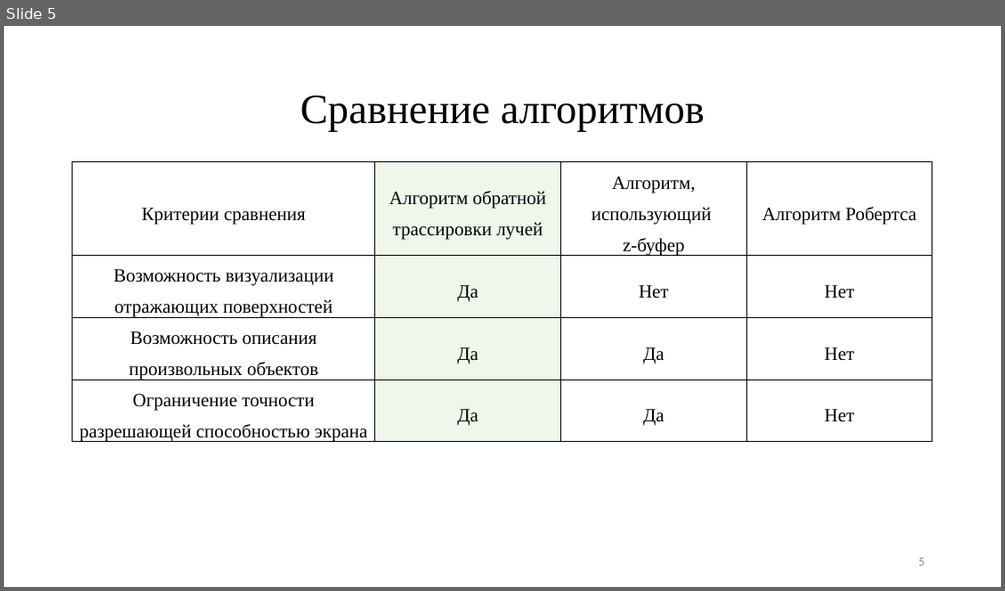
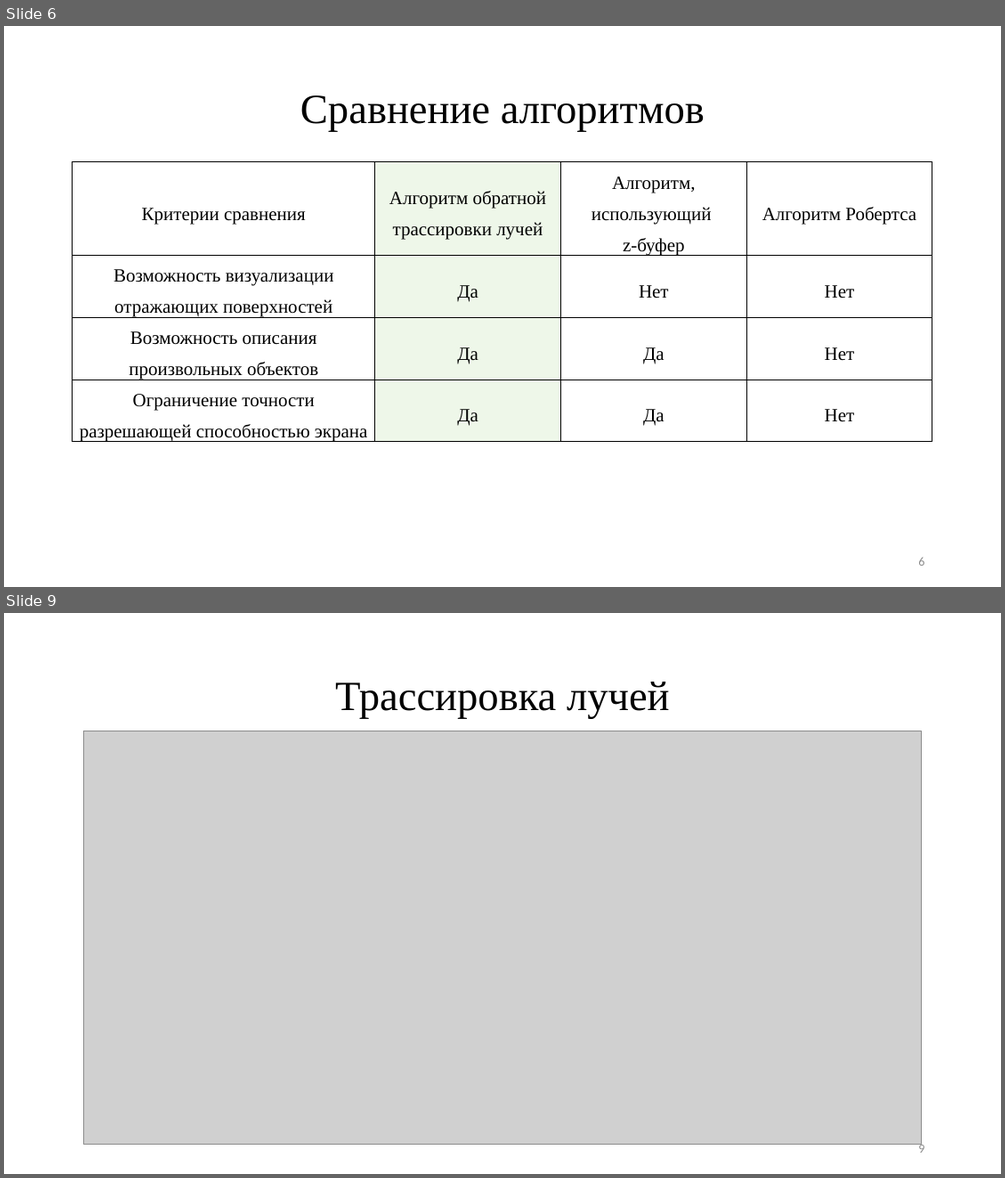
Before and after one commit to CakeForKit/cg_cp_info, a slide deck: ИУ7-52Б-Пермякова-Екатерина-Презентация-КГ.pptx. Shown one above the other, each under a label of ours: slide 5 before the commit, slides 6 and 9 after it; the slides between them are not shown. The pictures are 1005x591 and 1005x1178 pixels, drawn with LibreOffice and Linux fonts; fonts in the diff are those of the drawing; grey boxes stand for pictures. Boxes give left, top, right and bottom in pixels: in the first picture for what was removed or moved away, otherwise in the second. Text is boxed around its words. In the diff, an @@ line names an element or a change of style, - is before the commit and + after.

```diff
--- a/ИУ7-52Б-Пермякова-Екатерина-Презентация-КГ.pptx
+++ b/ИУ7-52Б-Пермякова-Екатерина-Презентация-КГ.pptx
@@ slide 9 added at [4, 613, 1001, 1174], background #FFFFFF @@
@@ text added at [335, 682, 670, 719], 40 pt, text #000000 @@
+Трассировка лучей
@@ picture added at [83, 731, 921, 1144] @@
@@ page number added at [918, 1142, 924, 1152], 12 pt, text #8C8C8C @@
+9
@@ what was slide 5 is now slide 6 @@
```
Also in this commit, not shown: 4 slides changed, 2 other slides added, 2 slides removed, 12 other files.
